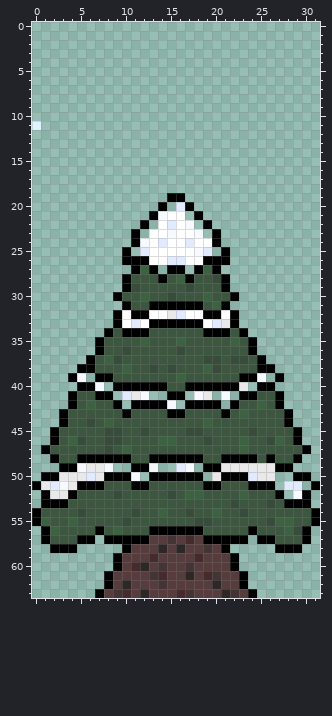
One commit to this pixel-art sprite: Assets/Sprites/tree_AE.png. The picture above was drawn from the file before the commit.
The file is 32x64 pixels. Colours within 5 levels of each other are drawn and written as one.
After the commit:
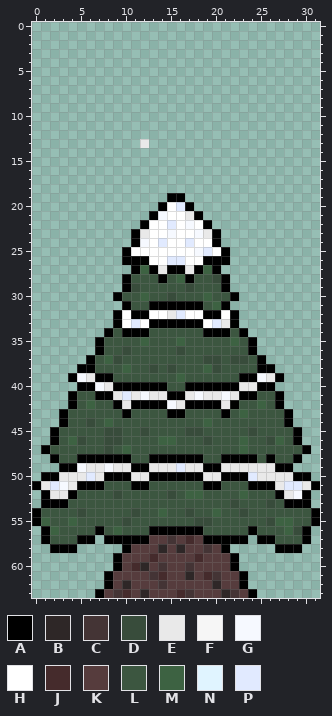
Palette (. is transparent): A #000000  B #2e2727  C #443435  D #384c3b  E #e9e9e9  F #f6f6f6  G #f6f9ff  H #ffffff  J #452b2c  K #563c3d  L #3c5640  M #3d6242  N #e0f4ff  P #e1eaff
Message: modif tree missing pixel
Edits made:
@@ x 0..14 @@
 10 ...............
-11 N..............
+11 ...............
 12 ...............
-13 ...............
+13 ............E..
 14 ...............
@@ x 9..22 @@
 19 ......AA......
-20 .....A.PA.....
-21 ....AGHH.A....
-22 ...A.HPHG.A...
-23 ..A.HHGHHG.A..
+20 .....AHPA.....
+21 ....AGHHEA....
+22 ...AHHPHGHA...
+23 ..AEHHGHHGEA..
 24 ..AGHPHHPHHA..
-25 .A.PHHHHHGP.A.
+25 .AHHHHHHHGPHA.
 26 .AAAHHPPHHAAA.
-27 ..AMA.AA.AMA..
+27 ..AMAEAAEAMA..
 28 .ALLLALMALLDA.
@@ x 0..31 @@
 38 .....AALLLMLLDLDLLLMDLLLLAA.....
-39 ....AG.AALLLLLLLMLLLLLLAAG.A....
-40 .....AAG.AAAAAALLAAAAAAE.AA.....
-41 ....ALLAA.PEG..AA.GE.G.AALLA....
-42 ....ALMLLA.AAAAG.AAAA.ALLMLA....
+39 ....AGEAALLLLLLLMLLLLLLAAGEA....
+40 .....AAGEAAAAAALLAAAAAAEEAA.....
+41 ....ALLAAEPEGEEAAEGEEGEAALLA....
+42 ....ALMLLAEAAAAGEAAAAEALLMLA....
 43 ...ALLLLLLALLLLAALLLLALMLLLLA...
@@ x 0..31 @@
 48 ..ALLAAAAAALLAAAAAALLAAAALALLA..
-49 ...AAGEEG..AAF..PG.AAEEEEEEAA...
-50 .AAEEEPEAAAG.AAAAAA.EAAAPEE..AA.
-51 AEPGEAAALLLAALLLLLLAALLLAAA.PP.A
-52 .AEEALLLLDLLLLLDLMMLLLLMLLLA.GA.
+49 ...AAGEEGEEAAEEEPEEAAEEEEEEAA...
+50 .AAEEEPEAAAEEAAAAAAEEAAAPEEEEAA.
+51 AEPGEAAALLLAALLLLLLAALLLAAAEPPEA
+52 .AEEALLLLDLLLLLDLMMLLLLMLLLAEGA.
 53 .AAALLLLLLLLLLLLLLLLLLDLLLDLAAA.
